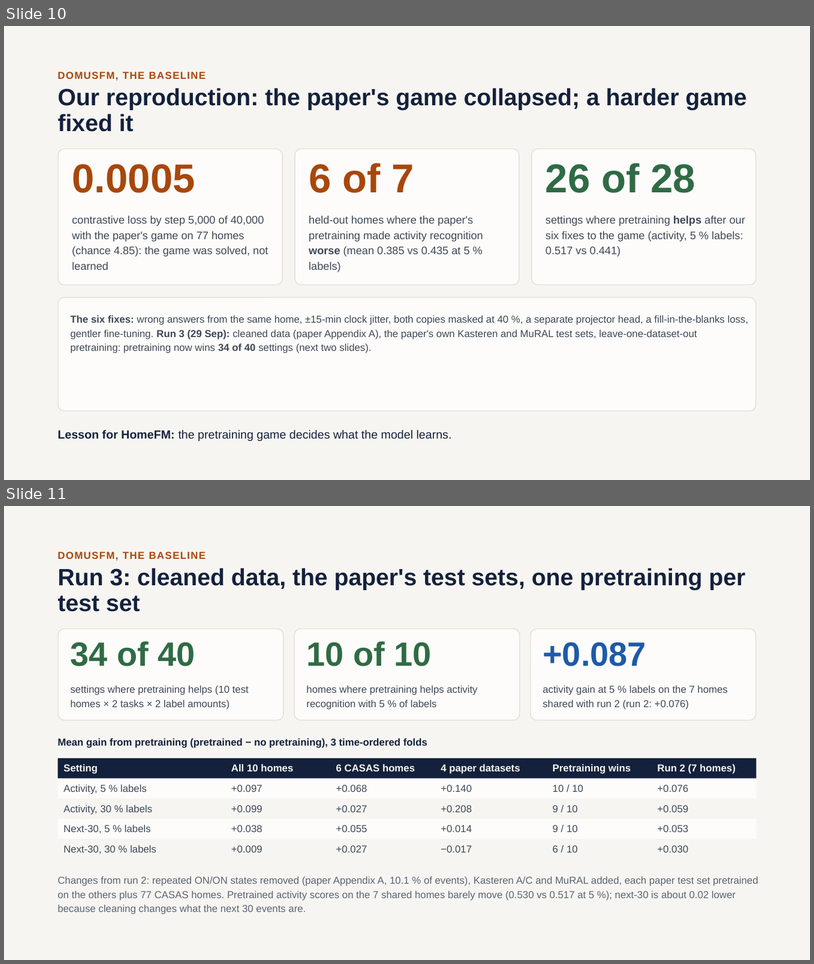
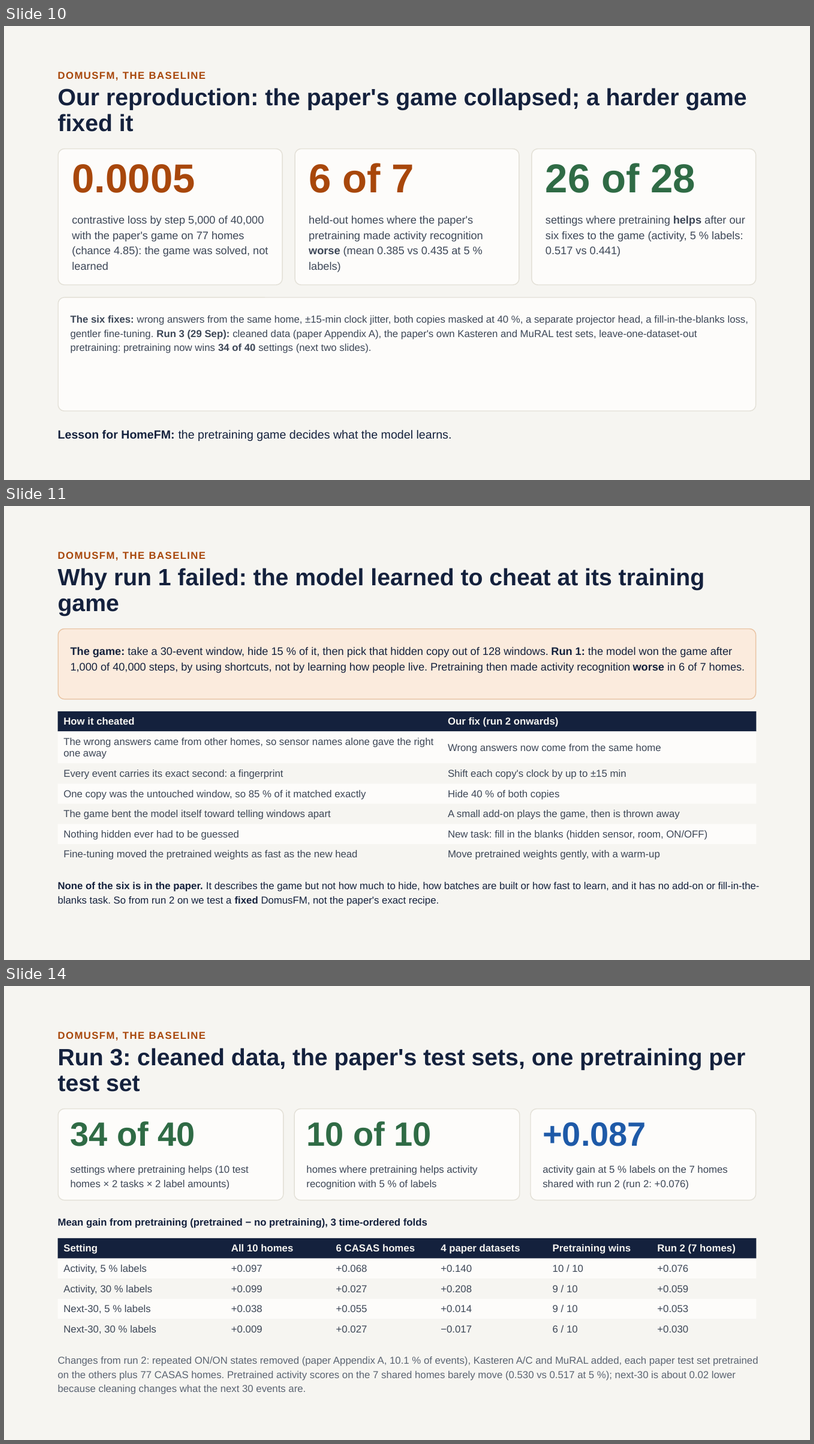
Before and after one commit to vishal6042/Foundation-Model, a slide deck: results/2026-09-29/homefm_slides/HomeFM_architecture_and_design.pptx. Shown one above the other, each under a label of ours: slides 10 and 11 before the commit, slides 10, 11 and 14 after it; the slides between them are not shown. The pictures are 814x964 and 814x1444 pixels, drawn with LibreOffice and Linux fonts; fonts in the diff are those of the drawing. Boxes give left, top, right and bottom in pixels: in the first picture for what was removed or moved away, otherwise in the second. Text is boxed around its words. In the diff, an @@ line names an element or a change of style, - is before the commit and + after.

```diff
--- a/results/2026-09-29/homefm_slides/HomeFM_architecture_and_design.pptx
+++ b/results/2026-09-29/homefm_slides/HomeFM_architecture_and_design.pptx
@@ slide 11 added at (x1=4, y1=506, x2=810, y2=960), background #F6F5F1 @@
@@ text added at (x1=58, y1=552, x2=206, y2=561), 12 pt, text #A8470B, bold @@
+DOMUSFM, THE BASELINE
@@ text added at (x1=58, y1=568, x2=705, y2=616), 28 pt, text #14213D, bold @@
+Why run 1 failed: the model learned to cheat at its training game
@@ rounded rectangle added at (x1=59, y1=629, x2=756, y2=699), fill #FBEBDD, outline #E9C3A2 1 pt @@
@@ text added at (x1=71, y1=646, x2=746, y2=673), 13 pt, text #14213D @@
+The game: take a 30-event window, hide 15 % of it, then pick that hidden copy out of 128 windows. Run 1: the model won the game after 1,000 of 40,000 steps, by using shortcuts, not by learning how people live. Pretraining then made activity recognition worse in 6 of 7 homes.
@@ rectangle added at (x1=58, y1=711, x2=757, y2=731), fill #14213D @@
@@ text added at (x1=63, y1=717, x2=134, y2=724), 12 pt, text #F6F5F1, bold @@
+How it cheated
@@ text added at (x1=448, y1=717, x2=559, y2=727), 12 pt, text #F6F5F1, bold @@
+Our fix (run 2 onwards)
@@ rectangle added at (x1=58, y1=731, x2=757, y2=763), fill #FDFCFA @@
@@ text added at (x1=63, y1=738, x2=434, y2=759), 12 pt, text #3D4757 @@
+The wrong answers came from other homes, so sensor names alone gave the right one away
@@ text added at (x1=448, y1=744, x2=662, y2=753), 12 pt, text #3D4757 @@
+Wrong answers now come from the same home
@@ rectangle added at (x1=58, y1=763, x2=757, y2=783), fill #F6F5F1 @@
@@ text added at (x1=63, y1=769, x2=284, y2=779), 12 pt, text #3D4757 @@
+Every event carries its exact second: a fingerprint
@@ text added at (x1=448, y1=769, x2=627, y2=779), 12 pt, text #3D4757 @@
+Shift each copy's clock by up to ±15 min
@@ rectangle added at (x1=58, y1=784, x2=757, y2=804), fill #FDFCFA @@
@@ text added at (x1=63, y1=790, x2=366, y2=799), 12 pt, text #3D4757 @@
+One copy was the untouched window, so 85 % of it matched exactly
@@ text added at (x1=448, y1=790, x2=560, y2=799), 12 pt, text #3D4757 @@
+Hide 40 % of both copies
@@ rectangle added at (x1=58, y1=804, x2=757, y2=823), fill #F6F5F1 @@
@@ text added at (x1=63, y1=810, x2=331, y2=819), 12 pt, text #3D4757 @@
+The game bent the model itself toward telling windows apart
@@ text added at (x1=448, y1=810, x2=680, y2=819), 12 pt, text #3D4757 @@
+A small add-on plays the game, then is thrown away
@@ rectangle added at (x1=58, y1=823, x2=757, y2=844), fill #FDFCFA @@
@@ rectangle added at (x1=58, y1=844, x2=757, y2=864), fill #F6F5F1 @@
@@ text added at (x1=63, y1=830, x2=239, y2=840), 12 pt, text #3D4757 @@
+Nothing hidden ever had to be guessed
@@ text added at (x1=448, y1=830, x2=708, y2=840), 12 pt, text #3D4757 @@
+New task: fill in the blanks (hidden sensor, room, ON/OFF)
@@ text added at (x1=63, y1=850, x2=357, y2=859), 12 pt, text #3D4757 @@
+Fine-tuning moved the pretrained weights as fast as the new head
@@ text added at (x1=448, y1=850, x2=660, y2=859), 12 pt, text #3D4757 @@
+Move pretrained weights gently, with a warm-up
@@ text added at (x1=58, y1=882, x2=760, y2=906), 12 pt, text #14213D @@
+None of the six is in the paper. It describes the game but not how much to hide, how batches are built or how fast to learn, and it has no add-on or fill-in-the-blanks task. So from run 2 on we test a fixed DomusFM, not the paper's exact recipe.
@@ what was slide 11 is now slide 14 @@
```
Also in this commit, not shown: 2 slides changed, 2 other slides added, 7 other files.
